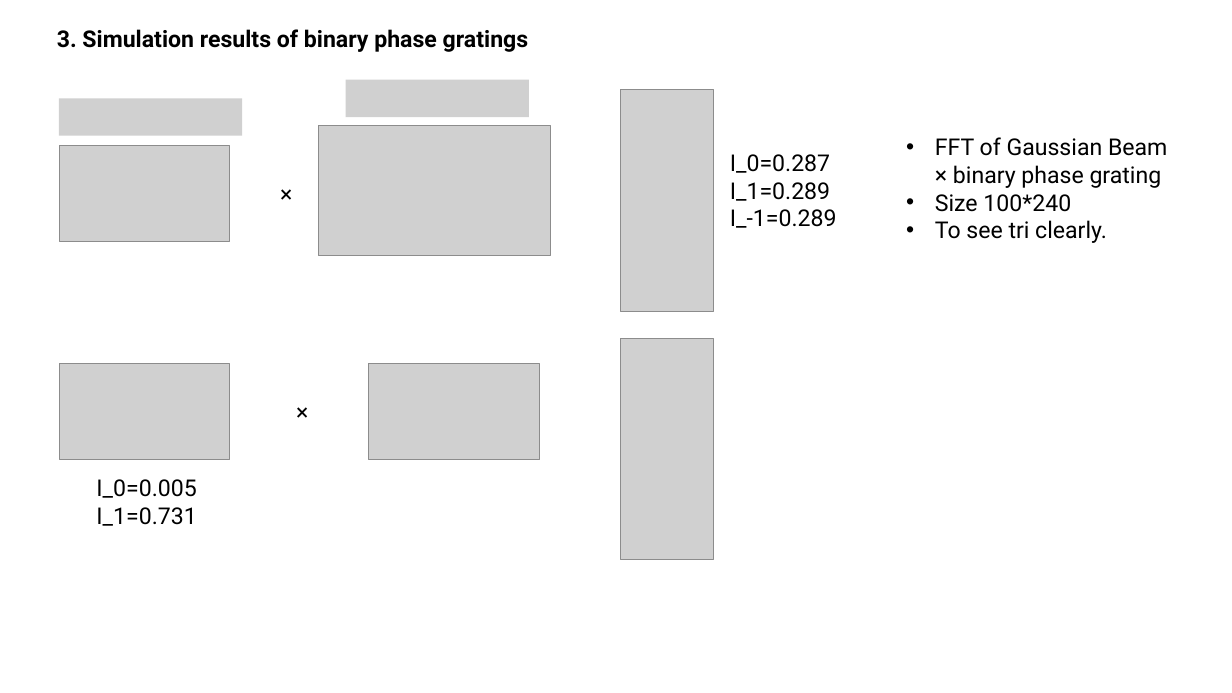
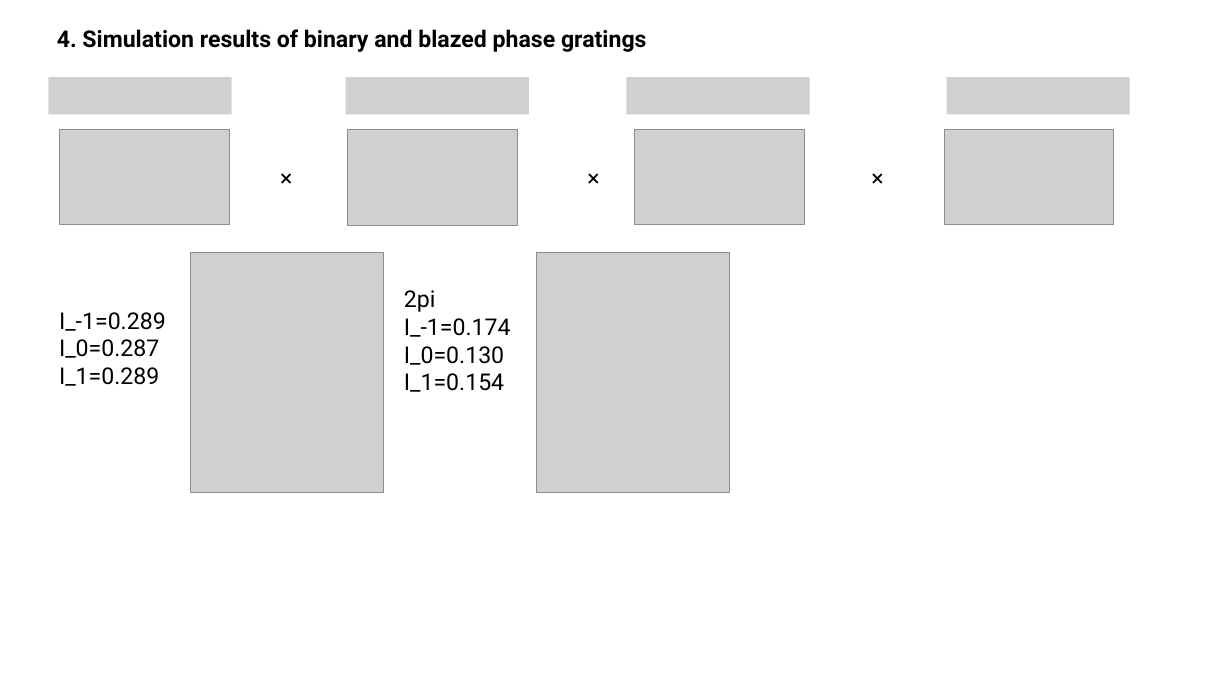
Before and after one commit to SSSSSGGGGGG/Computer-Generate-Hologram, a slide deck: slide 7 of Simulation of phase gratings_not 2pi.pptx (slide 5 before the commit). Drawn at 1232x693 pixels with LibreOffice and Linux fonts; fonts in the diff are those of the drawing; grey boxes stand for pictures. Boxes give left, top, right and bottom in pixels: in the first picture for what was removed or moved away, otherwise in the second. Text is boxed around its words. In the diff, an @@ line names an element or a change of style, - is before the commit and + after.

```diff
--- a/Simulation of phase gratings_not 2pi.pptx
+++ b/Simulation of phase gratings_not 2pi.pptx
@@ text at (57,29,647,52): text changed @@
-3. Simulation results of binary phase gratings
+4. Simulation results of binary and blazed phase gratings
@@ picture added at (48,78,231,115) @@
@@ picture added at (627,78,810,115) @@
@@ picture added at (946,78,1129,115) @@
@@ picture removed at (59,99,242,136) @@
@@ picture: place and size @@
-picture at (59,145,229,241)
+picture at (59,129,229,226)
@@ picture: place and size @@
-picture at (319,126,551,256)
+picture at (348,129,518,226)
@@ picture added at (635,129,804,226) @@
@@ text removed at (935,137,1167,243) @@
-• FFT of Gaussian Beam × binary phase grating
-• Size 100*240
-• To see tri clearly.
@@ picture added at (945,129,1114,226) @@
@@ text "×": place and size @@
-text "×" at (271,175,307,212)
+text "×" at (271,158,307,195)
@@ text added at (579,158,615,195), 18 pt, text #000000 @@
+×
@@ text "×": place and size @@
-text "×" at (287,393,323,430)
+text "×" at (862,158,898,195)
@@ text at (730,209,837,228): paragraph removed @@
-I_-1=0.289
@@ picture: place and size @@
-picture at (621,90,714,311)
+picture at (191,252,384,493)
@@ picture added at (537,252,729,493) @@
@@ text added at (404,290,511,392), 18 pt, text #000000 @@
+2pi
+I_-1=0.174
+I_0=0.130
+I_1=0.154
@@ text "I_-1=0.289": place and size @@
-text "I_-1=0.289" at (730,154,837,228)
+text "I_-1=0.289" at (59,312,166,386)
@@ text at (59,312,166,331): paragraph added @@
+I_-1=0.289
@@ picture removed at (621,338,714,560) @@
@@ picture removed at (59,363,229,459) @@
@@ picture removed at (369,363,539,459) @@
@@ text removed at (96,479,196,526) @@
-I_0=0.005
-I_1=0.731
```
Also in this commit, not shown: 3 other slides changed, 6 slides added, 24 other files.
